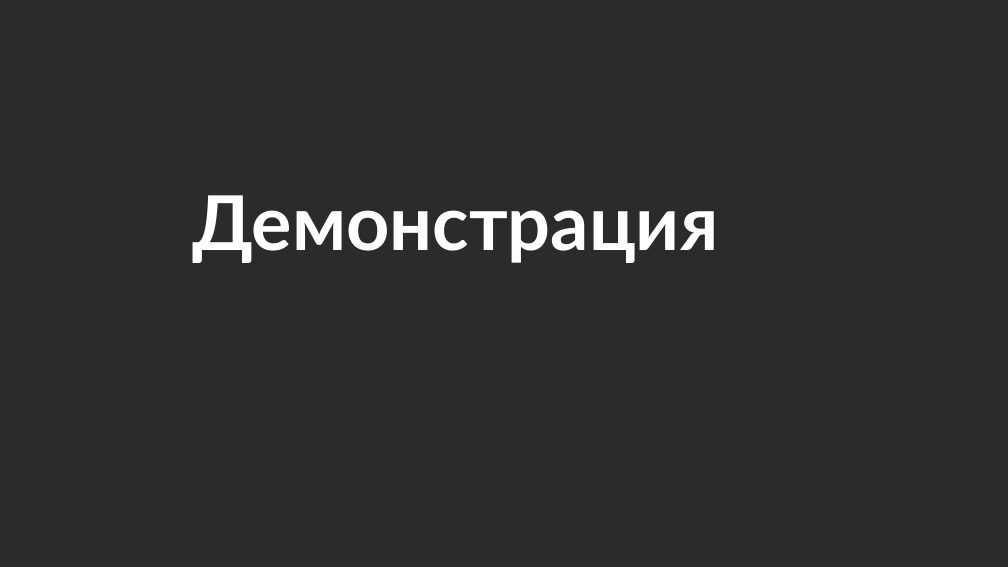
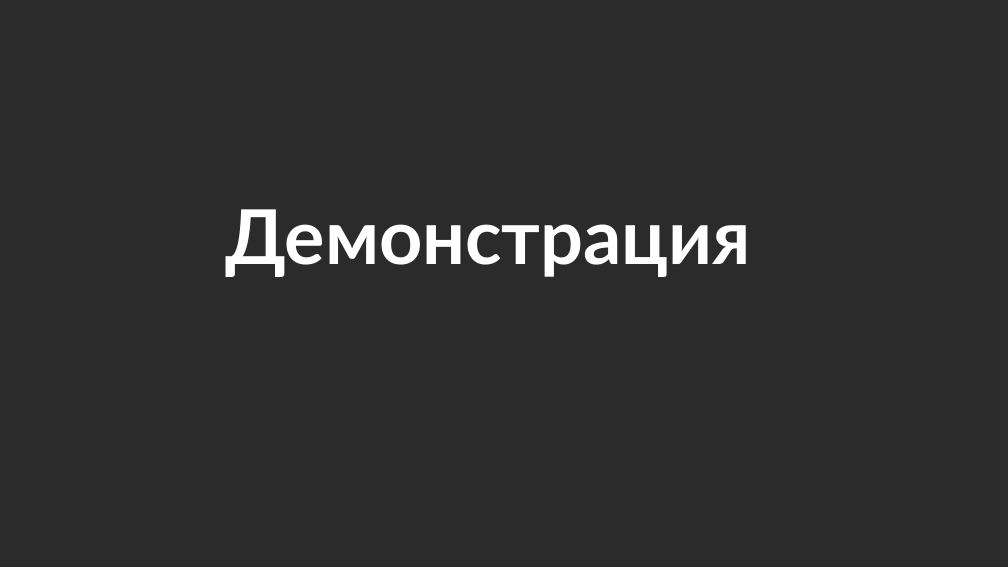
Before and after one commit to VicRattlehead502/Medicine-Man, a slide deck: slide 8 of Prezentaciq.pptx. Drawn at 1008x567 pixels with LibreOffice and Linux fonts; fonts in the diff are those of the drawing; background and template pictures are left out; a plain dark background stands for a picture behind light text. Boxes give left, top, right and bottom in pixels: in the first picture for what was removed or moved away, otherwise in the second. Text is boxed around its words. In the diff, an @@ line names an element or a change of style, - is before the commit and + after.

```diff
--- a/Prezentaciq.pptx
+++ b/Prezentaciq.pptx
@@ text "Демонстрация": place and size @@
-text "Демонстрация" at (193, 195, 719, 263)
+text "Демонстрация" at (226, 209, 752, 277)
```
Also in this commit, not shown: 3 other slides changed, 1 other file.
